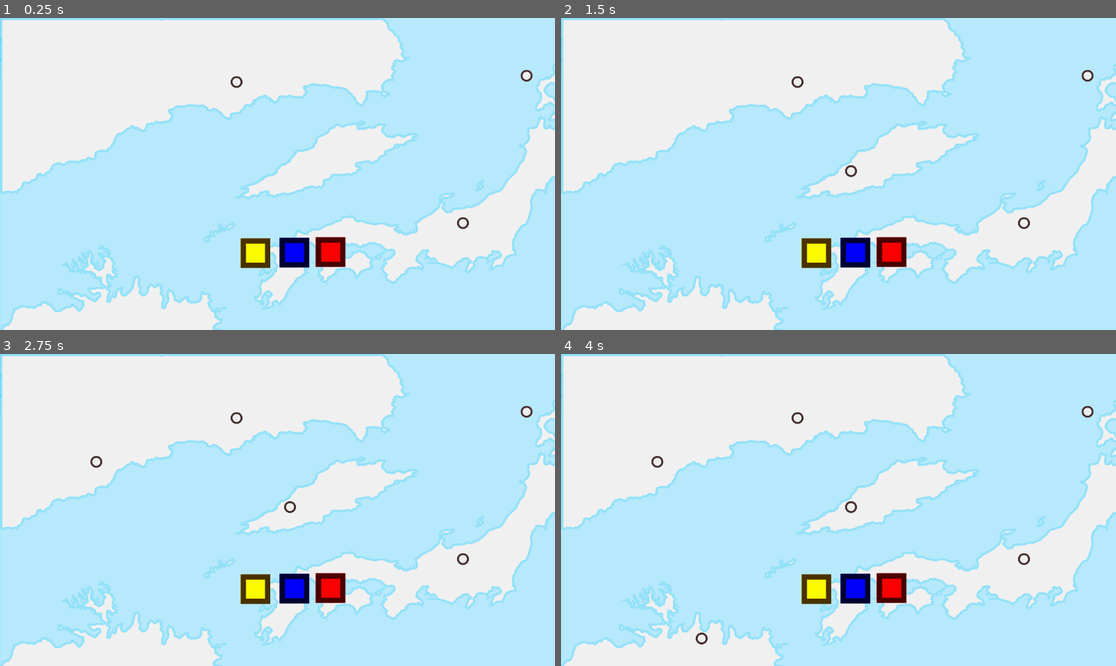
Above: before the commit, frames 1-4 (two rows, left to right).
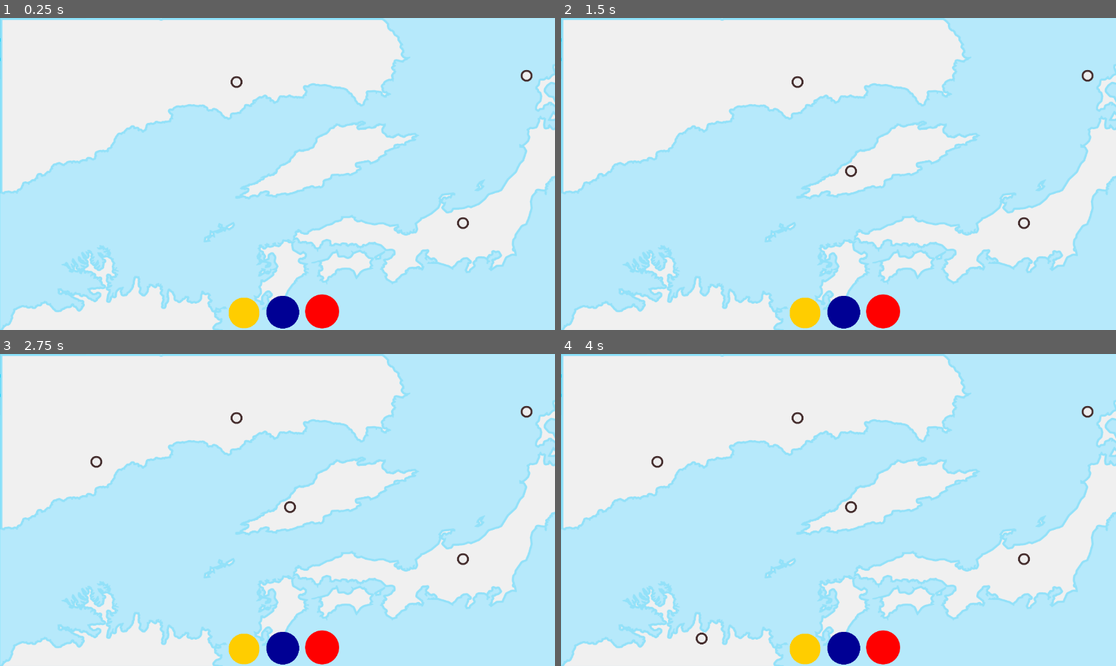
Above: after the commit, the same moments.

Repository: top-it-090304/Holding-Pattern
Game: Godot game, scene res://scene/Main.tscn
Same seed, same stepped clock (60 frames per second), same inputs: the game is played once before the commit and once after it.
Inputs (mouse positions are in pixels of both pictures, inside the frame that each line leads up to; where the layout moved, square brackets give the same spot in the first picture):
- Up to frame 1 (0.25 s): no input
- Up to frame 2 (1.5 s): click (805, 314) [816, 252] at 0.5 s; click (844, 311) [855, 252] at 1.25 s
- Up to frame 3 (2.75 s): click (321, 647) [333, 588] at 2 s
- Up to frame 4 (4 s): click (805, 650) [816, 588] at 2.75 s; click (844, 647) [855, 588] at 3.5 s

The runs differ from the first frame. In frame 1, 3.1% of the frame differs, in the area x 41-63%, y 70-100%; in frame 2, 3.1%; in frame 3, 3.1%; in frame 4, 3.1%.

Commit message:
Add button

Diff:
--- a/scene/Main.tscn
+++ b/scene/Main.tscn
@@ -2,7 +2,9 @@
 
 [ext_resource type="Script" uid="uid://sp2ta70qytu6" path="res://scripts/Main.gd" id="1_nbc6x"]
 [ext_resource type="Texture2D" uid="uid://qrsbytgaea84" path="res://objects/field_blue.png" id="2_h6nst"]
-[ext_resource type="Texture2D" uid="uid://bjil8gjfbvr62" path="res://objects/point_square.png" id="3_hr7lf"]
+[ext_resource type="Texture2D" uid="uid://d3hmyd7fm44gt" path="res://objects/Button_yellow.png" id="3_mnmej"]
+[ext_resource type="Texture2D" uid="uid://c32r7a0jfkk6t" path="res://objects/Button_blue.png" id="4_o6q0f"]
+[ext_resource type="Texture2D" uid="uid://ck4unu555lgo2" path="res://objects/Button_red.png" id="5_s5yxy"]
 
 [sub_resource type="ButtonGroup" id="ButtonGroup_hr7lf"]
 allow_unpress = true
@@ -47,39 +49,42 @@
 
 [node name="YellowButton" type="Button" parent="." unique_id=1877033529]
 modulate = Color(1, 1, 0, 1)
-offset_left = 491.0
-offset_top = 450.0
-offset_right = 568.0
-offset_bottom = 527.0
+offset_left = 468.99994
+offset_top = 575.0
+offset_right = 676.99994
+offset_bottom = 783.0
+scale = Vector2(0.36157924, 0.36157924)
 toggle_mode = true
 button_pressed = true
 action_mode = 0
 button_group = SubResource("ButtonGroup_hr7lf")
-icon = ExtResource("3_hr7lf")
+icon = ExtResource("3_mnmej")
 flat = true
 
 [node name="BlueButton" type="Button" parent="." unique_id=1888030756]
 modulate = Color(0, 0, 1, 1)
-offset_left = 572.0
-offset_top = 449.0
-offset_right = 649.0
-offset_bottom = 526.0
+offset_left = 547.00006
+offset_top = 571.0
+offset_right = 755.00006
+offset_bottom = 779.0
+scale = Vector2(0.38400003, 0.38400003)
 toggle_mode = true
 action_mode = 0
 button_group = SubResource("ButtonGroup_yiwpq")
-icon = ExtResource("3_hr7lf")
+icon = ExtResource("4_o6q0f")
 flat = true
 
 [node name="RedButton" type="Button" parent="." unique_id=1218500919]
 modulate = Color(1, 0, 0, 1)
-offset_left = 647.0
-offset_top = 448.0
-offset_right = 724.0
-offset_bottom = 525.0
+offset_left = 627.0
+offset_top = 567.0
+offset_right = 835.0
+offset_bottom = 775.0
+scale = Vector2(0.4, 0.4)
 toggle_mode = true
 action_mode = 0
 button_group = SubResource("ButtonGroup_mnmej")
-icon = ExtResource("3_hr7lf")
+icon = ExtResource("5_s5yxy")
 flat = true
 
 [connection signal="timeout" from="Timer" to="." method="_on_spawn_timer_timeout"]
Binary file added: objects/Button_blue.png
Not shown, added: objects/Button_blue.png.import
Binary file added: objects/Button_red.png
Not shown, added: objects/Button_red.png.import
Binary file added: objects/Button_yellow.png
Not shown, added: objects/Button_yellow.png.import
Not shown, added: psd/button.psd
